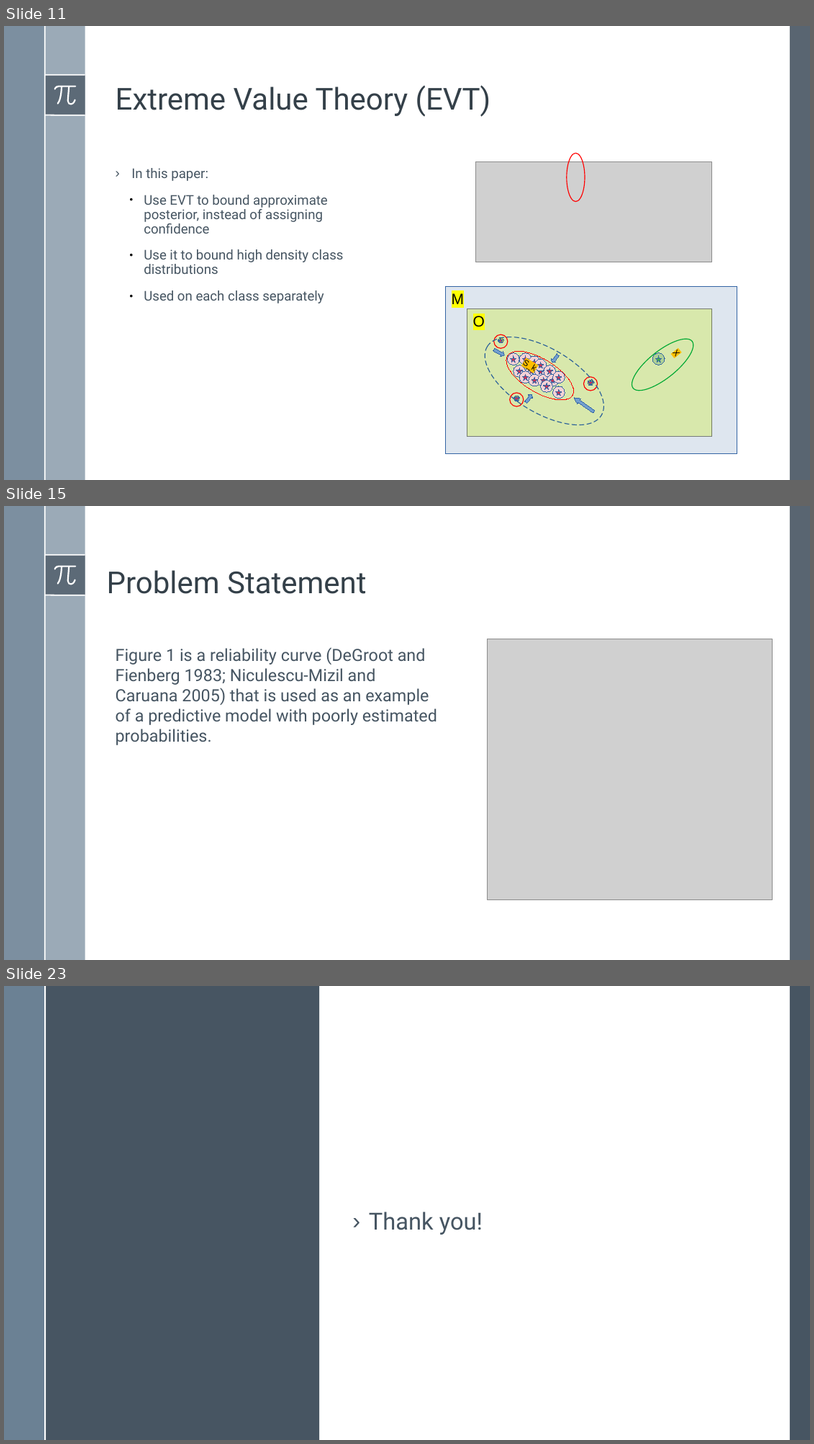
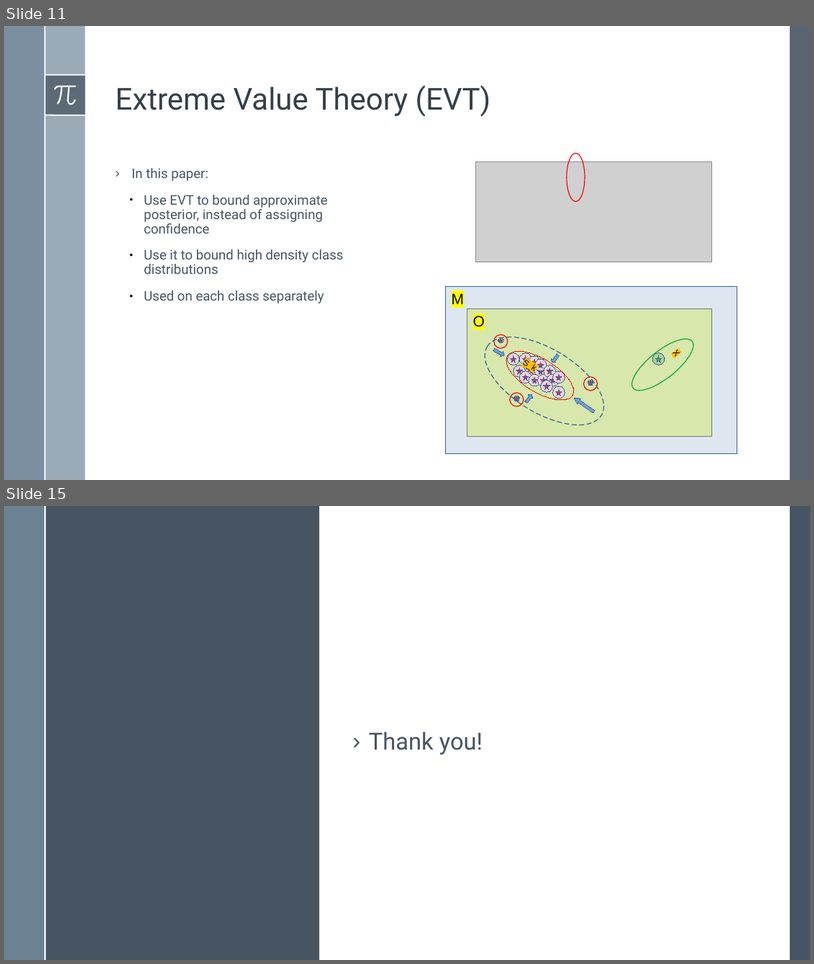
Before and after one commit to BardiaMojra/presentations, a slide deck: unified_probabilistic_deep_continual_learning_through_generative_replay_and_open_set_recognition/presentation.odp. Shown one above the other, each under a label of ours: slides 11, 15 and 23 before the commit, slides 11 and 15 after it; the slides between them are not shown. The pictures are 814x1444 and 814x964 pixels, drawn with LibreOffice and Linux fonts; fonts in the diff are those of the drawing; grey boxes stand for pictures. Boxes give left, top, right and bottom in pixels: in the first picture for what was removed or moved away, otherwise in the second. Text is boxed around its words. In the diff, an @@ line names an element or a change of style, - is before the commit and + after.

```diff
--- a/unified_probabilistic_deep_continual_learning_through_generative_replay_and_open_set_recognition/presentation.odp
+++ b/unified_probabilistic_deep_continual_learning_through_generative_replay_and_open_set_recognition/presentation.odp
@@ slide 15 removed at box(4, 506, 810, 960), background #FFFFFF; not listed: 8 template elements that a slide beside it also shows @@
@@ text removed at box(107, 570, 366, 594) @@
-Problem Statement
@@ text removed at box(116, 647, 437, 745) @@
-Figure 1 is a reliability curve (DeGroot and Fienberg 1983; Niculescu-Mizil and Caruana 2005) that is used as an example of a predictive model with poorly estimated probabilities.
@@ picture removed at box(487, 639, 772, 899) @@
@@ what was slide 23 is now slide 15 @@
```
Also in this commit, not shown: 3 slides changed, 3 slides added, 10 other slides removed, 1 other file.
